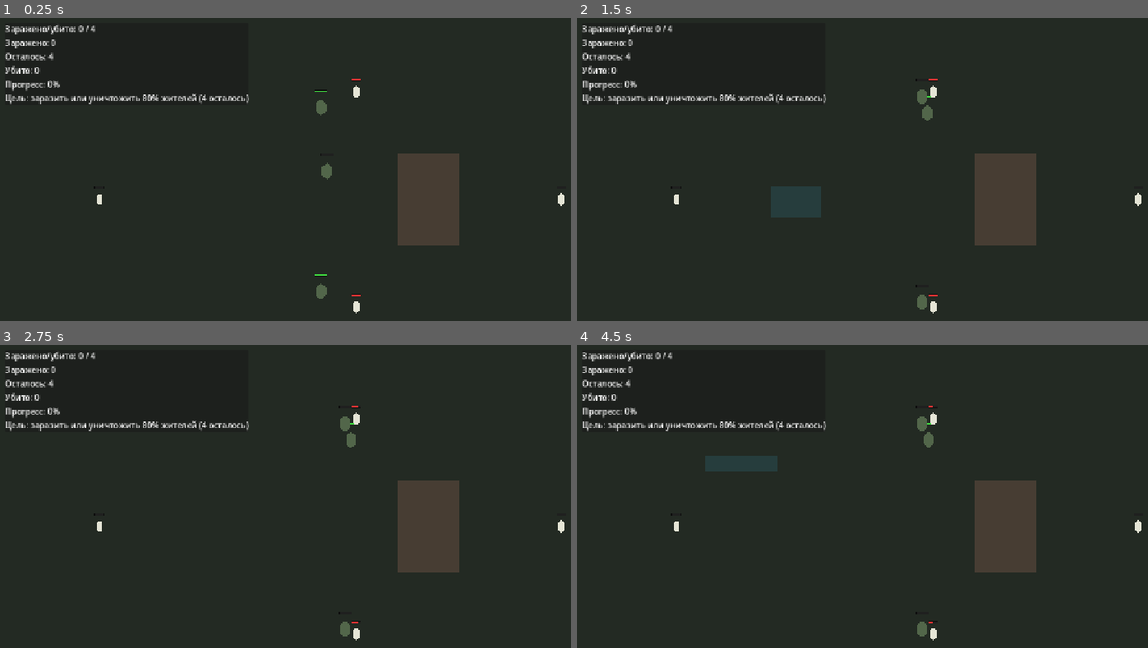
Above: before the commit, frames 1-4 (two rows, left to right).
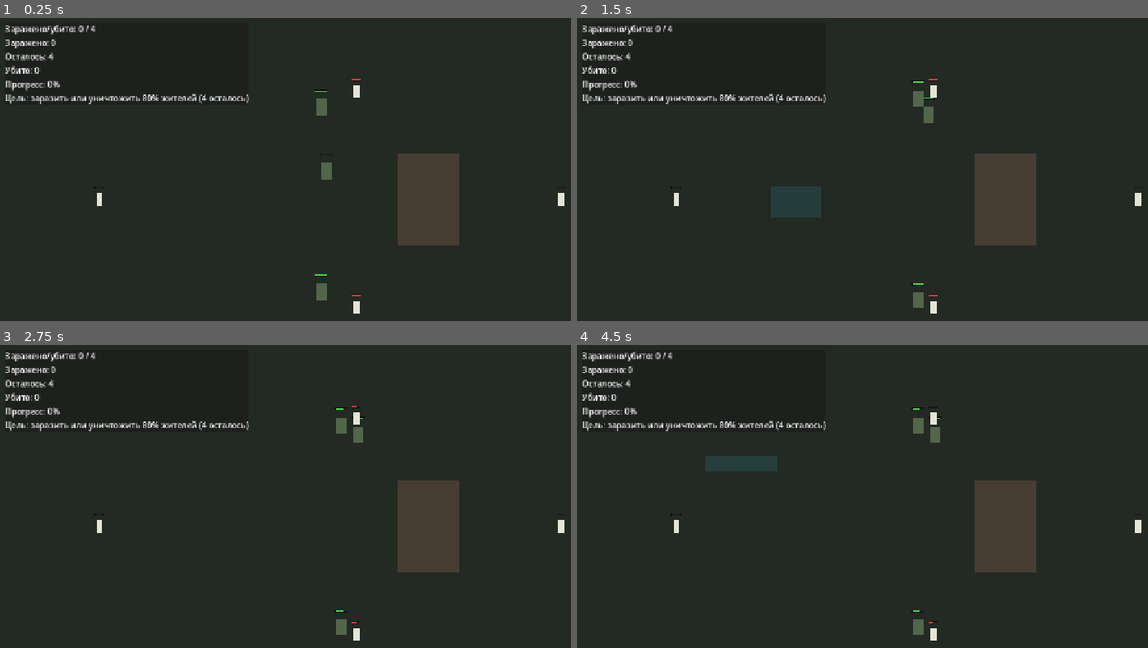
Above: after the commit, the same moments.

Repository: tivel47-ai/i-m-a-monster
Game: Godot game, scene res://scenes/main.tscn
Same seed, same stepped clock (60 frames per second), same inputs: the game is played once before the commit and once after it.
Inputs (mouse positions are in pixels of both pictures, inside the frame that each line leads up to):
- Up to frame 1 (0.25 s): no input
- Up to frame 2 (1.5 s): move the mouse to (1045, 181) at 0.52 s; click (1045, 181) at 0.67 s; drag from (771, 217) to (919, 121) at 1.27 s
- Up to frame 3 (2.75 s): move the mouse to (388, 444) at 2.02 s; click (388, 444) at 2.17 s
- Up to frame 4 (4.5 s): tap Enter at 2.75 s; drag from (868, 599) to (925, 438) at 2.77 s; move the mouse to (1102, 581) at 3.52 s; click (1102, 581) at 3.67 s; tap Space at 4.25 s; drag from (702, 472) to (919, 423) at 4.27 s

The runs differ from the first frame. In frame 1, 0.1% of the frame differs, in the area x 16-99%, y 22-98%; in frame 2, 0.3%; in frame 3, 0.4%, in the area x 16-99%, y 20-98%; in frame 4, 0.4%.

Commit message:
Задача № 20.1 — взаимное избегание зомби

Diff:
--- a/scenes/villager.tscn
+++ b/scenes/villager.tscn
@@ -8,11 +8,12 @@
 [node name="Villager" type="StaticBody2D"]
 collision_layer = 8
 collision_mask = 2
+z_index = 1
 script = ExtResource("1_villager")
 
 [node name="Polygon2D" type="Polygon2D" parent="."]
 color = Color(0.9, 0.9, 0.84, 1)
-polygon = PackedVector2Array(0, -12, 6, -7, 6, 7, 0, 12, -6, 7, -6, -7)
+polygon = PackedVector2Array(-6, -12, 6, -12, 6, 12, -6, 12)
 
 [node name="DeathMarkerA" type="Line2D" parent="."]
 visible = false
--- a/scenes/zombie.tscn
+++ b/scenes/zombie.tscn
@@ -15,11 +15,12 @@
 collision_layer = 2
 collision_mask = 11
 motion_mode = 1
+z_index = 1
 script = ExtResource("1_1vlb3")
 
 [node name="Polygon2D" type="Polygon2D" parent="." unique_id=527684303]
 color = Color(0.32156864, 0.4, 0.2901961, 1)
-polygon = PackedVector2Array(0, -16, 10, -8, 10, 8, 0, 16, -10, 8, -10, -8)
+polygon = PackedVector2Array(-10, -16, 10, -16, 10, 16, -10, 16)
 
 [node name="DeathMarkerA" type="Line2D" parent="."]
 visible = false
@@ -51,12 +52,17 @@
 shape = SubResource("CircleShape2D_aggro")
 
 [node name="NavigationAgent2D" type="NavigationAgent2D" parent="."]
-radius = 12.0
+avoidance_enabled = true
+neighbor_distance = 80.0
+max_neighbors = 16
+time_horizon_agents = 1.0
+radius = 19.0
 navigation_layers = 1
 path_desired_distance = 6.0
 simplify_path = true
 path_postprocessing = 0
 target_desired_distance = 8.0
 
+[connection signal="velocity_computed" from="NavigationAgent2D" to="." method="_on_navigation_agent_velocity_computed"]
 [connection signal="body_entered" from="AggroArea" to="." method="_on_aggro_area_body_entered"]
 [connection signal="body_exited" from="AggroArea" to="." method="_on_aggro_area_body_exited"]
--- a/scripts/villager.gd
+++ b/scripts/villager.gd
@@ -122,6 +122,7 @@
 	current_health = 0.0
 	transformation_timer.stop()
 	_end_encounter()
+	z_index = 0
 	collision_layer = 0
 	collision_mask = 0
 	$CollisionShape2D.set_deferred("disabled", true)
@@ -219,6 +220,9 @@
 
 
 func _draw() -> void:
+	if infection_state == InfectionState.DEAD:
+		return
+
 	var health_ratio := current_health / max_health if max_health > 0.0 else 0.0
 	var health_rect := Rect2(-9.0, -25.0, 18.0, 4.0)
 	draw_rect(health_rect, Color(0.12, 0.12, 0.12, 0.9), true)
--- a/scripts/zombie.gd
+++ b/scripts/zombie.gd
@@ -2,7 +2,7 @@
 
 const VILLAGER_COLLISION_LAYER := 8
 const VILLAGER_APPROACH_DISTANCE := 12.0
-const INFECTION_DISTANCE := 24.0
+const INFECTION_DISTANCE := 32.0
 const AGGRO_REACQUIRE_DELAY_SECONDS := 0.3
 
 @export var move_speed: float = 100.0
@@ -46,6 +46,9 @@
 
 
 func _draw() -> void:
+	if is_dead:
+		return
+
 	var health_ratio := current_health / max_health if max_health > 0.0 else 0.0
 	var health_rect := Rect2(-12.0, -34.0, 24.0, 4.0)
 	draw_rect(health_rect, Color(0.12, 0.12, 0.12, 0.9), true)
@@ -129,6 +132,9 @@
 	$AggroArea.set_deferred("monitoring", false)
 	$AggroArea.set_deferred("monitorable", false)
 	navigation_agent.navigation_layers = 0
+	navigation_agent.velocity = Vector2.ZERO
+	navigation_agent.avoidance_enabled = false
+	z_index = 0
 	death_marker_a.show()
 	death_marker_b.show()
 	queue_redraw()
@@ -323,31 +329,42 @@
 
 	_update_aggro_target(delta)
 	if not has_target:
+		navigation_agent.velocity = Vector2.ZERO
+		velocity = Vector2.ZERO
 		return
 
 	if NavigationServer2D.map_get_iteration_id(
 		navigation_agent.get_navigation_map()
 	) == 0:
+		navigation_agent.velocity = Vector2.ZERO
 		velocity = Vector2.ZERO
 		return
 
 	var next_path_position := navigation_agent.get_next_path_position()
 	if navigation_agent.is_navigation_finished():
-		has_target = false
+		_finish_movement_target()
+		return
+
+	navigation_agent.velocity = global_position.direction_to(next_path_position) * move_speed
+	queue_redraw()
+
+
+func _on_navigation_agent_velocity_computed(safe_velocity: Vector2) -> void:
+	if is_dead or not has_target:
 		velocity = Vector2.ZERO
-		if aggro_target == null and has_player_order:
-			has_player_order = false
-			aggro_reacquire_delay = AGGRO_REACQUIRE_DELAY_SECONDS
-		queue_redraw()
-		return
-
-	velocity = global_position.direction_to(next_path_position) * move_speed
+		return
+
+	velocity = safe_velocity
 	move_and_slide()
-
 	if navigation_agent.is_navigation_finished():
-		has_target = false
-		velocity = Vector2.ZERO
-		if aggro_target == null and has_player_order:
-			has_player_order = false
-			aggro_reacquire_delay = AGGRO_REACQUIRE_DELAY_SECONDS
-	queue_redraw()
+		_finish_movement_target()
+
+
+func _finish_movement_target() -> void:
+	has_target = false
+	navigation_agent.velocity = Vector2.ZERO
+	velocity = Vector2.ZERO
+	if aggro_target == null and has_player_order:
+		has_player_order = false
+		aggro_reacquire_delay = AGGRO_REACQUIRE_DELAY_SECONDS
+	queue_redraw()
Not shown, changed: docs/game_design.md
Not shown, changed: docs/technical_design.md
